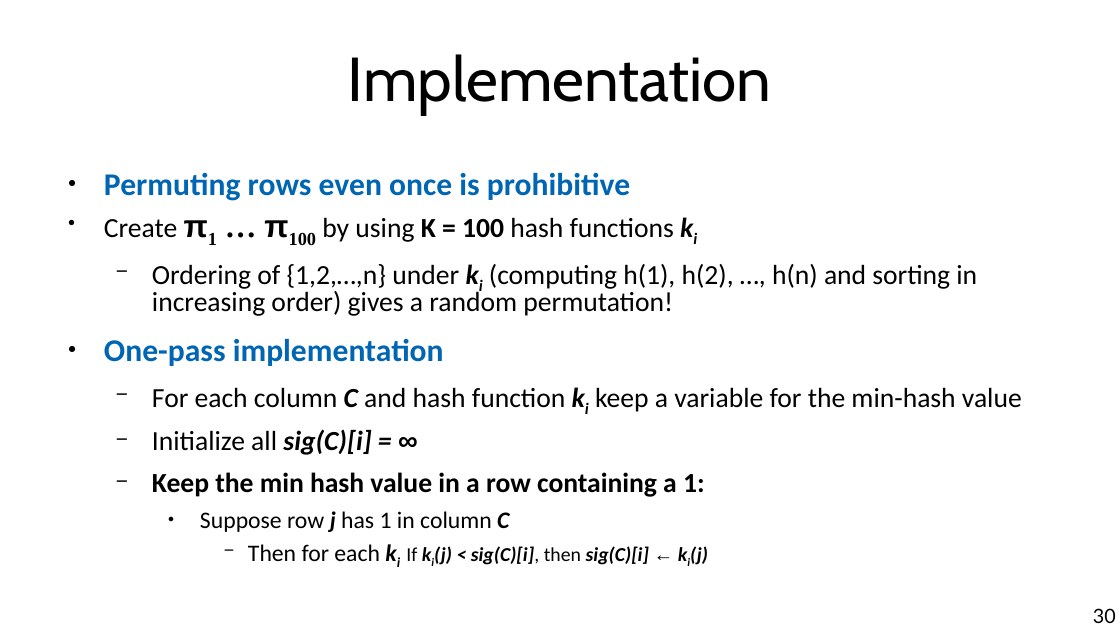
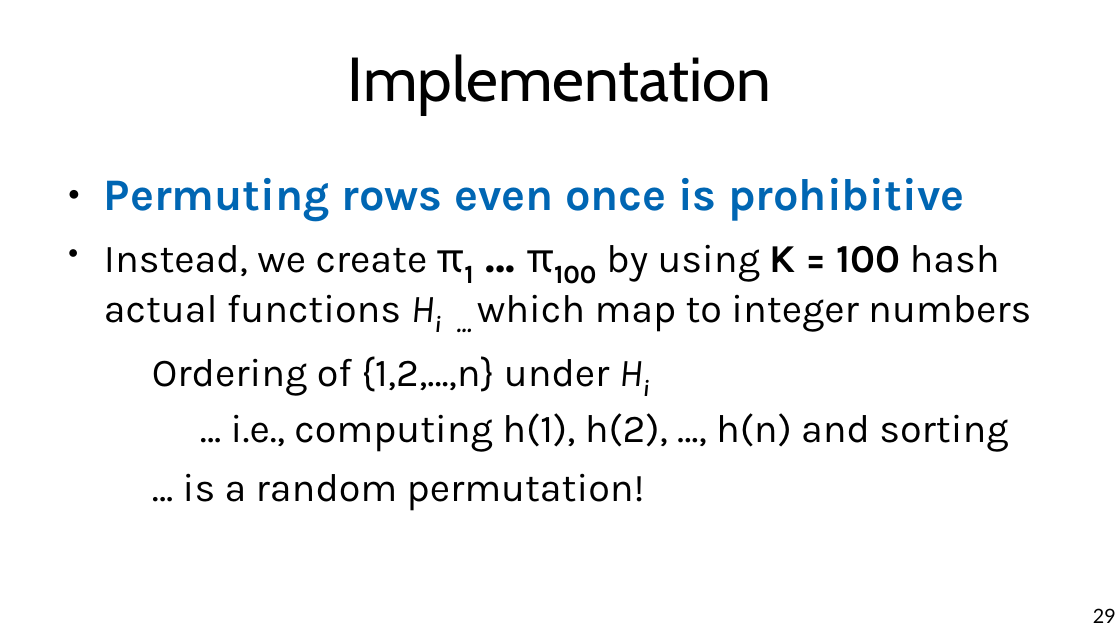
Before and after one commit to chatox/data-mining-course, a slide deck: slide 29 of theory/odp/tt08_near_duplicates.odp (slide 30 before the commit). Drawn at 1120x630 pixels with LibreOffice and Linux fonts; fonts in the diff are those of the drawing. Boxes give left, top, right and bottom in pixels: in the first picture for what was removed or moved away, otherwise in the second. Text is boxed around its words. In the diff, an @@ line names an element or a change of style, - is before the commit and + after.

```diff
--- a/theory/odp/tt08_near_duplicates.odp
+++ b/theory/odp/tt08_near_duplicates.odp
@@ text at [104,178,964,222]: size 22.4 to 32 pt, font Calibri to Karla in "Permuting rows even once is prohibitive"; line spacing 0.8 to 0.9 @@
@@ text at [104,244,1031,511]: text changed; size 19.6 to 28 pt; font Calibri to Karla @@
-● Create π1 … π100 by using K = 100 hash functions ki
-  − Ordering of {1,2,…,n} under ki (computing h(1), h(2), …, h(n) and sorting in increasing order) gives a random permutation!
-● One-pass implementation
-  − For each column C and hash function ki keep a variable for the min-hash value
-  − Initialize all sig(C)[i] = ∞
-  − Keep the min hash value in a row containing a 1:
-    ● Suppose row j has 1 in column C
-      − Then for each ki If ki(j) < sig(C)[i], then sig(C)[i] ← ki(j)
+● Instead, we create π1 … π100 by using K = 100 hash actual functions Hi … which map to integer numbers
+  Ordering of {1,2,…,n} under Hi
+    … i.e., computing h(1), h(2), …, h(n) and sorting
+  … is a random permutation!
@@ page number at [1093,608,1116,623]: text changed @@
-30
+29
```
Also in this commit, not shown: 9 other slides changed, 1 slide added, 2 slides removed, 6 other files.
